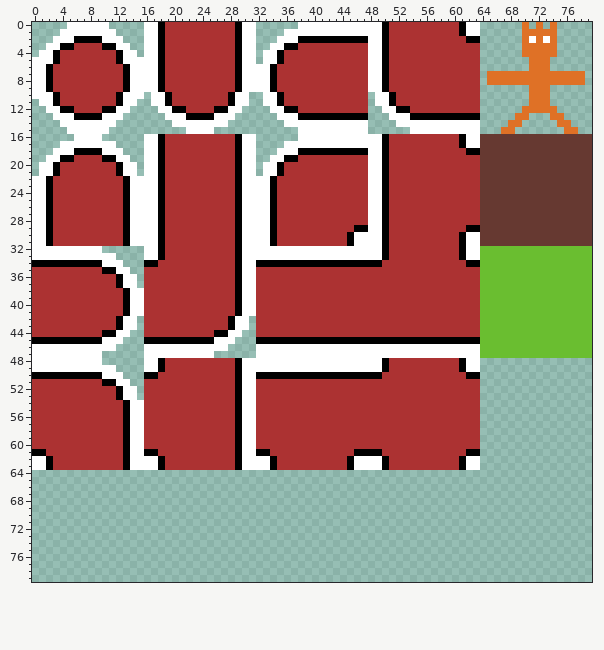
Two states of a sprite sheet, tiles.png. That is the earlier state.
The file is 80x80 pixels.
The same view after the edit:
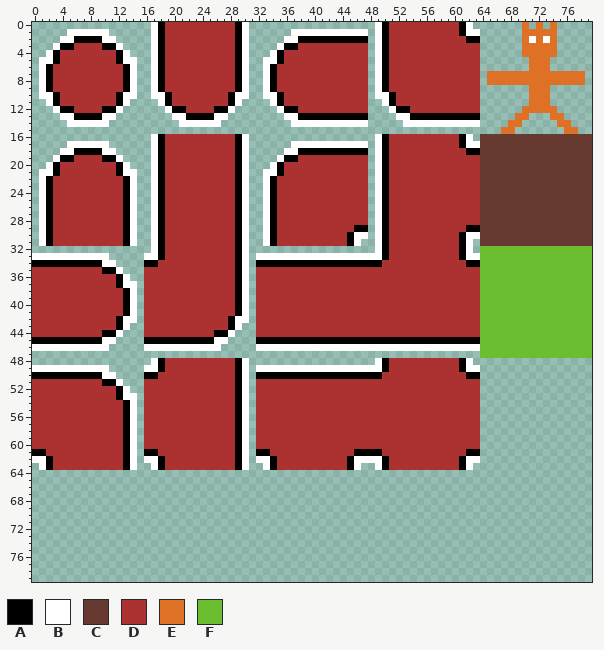
Palette (. is transparent): A #000000  B #ffffff  C #663931  D #ac3232  E #df7126  F #6abe30
Change:
Colour B is removed in row 0 at x 5 to 10, 16, 31, 38 to 48 and 63; in row 1 at x 4, 11, 16, 31, 36 and 48; in row 2 at x 3, 12, 16, 31, 35 and 48; in row 3 at x 2, 13, 16, 31, 34 and 48; in row 4 at x 1, 14, 16, 31, 33 and 48; in row 5 at x 0, 15 to 16, 31 and 48.
Colour B is removed in rows 6 to 9 at x 0, 15 to 16, 31 to 32 and 48; in row 10 at x 0 and 15; in row 11 at x 1, 14, 17, 30, 33 and 49; in row 12 at x 2, 13, 18, 29, 34 and 50; in row 13 at x 3, 12, 19, 28, 35 and 51; in row 14 at x 4, 11, 20, 27, 36 and 52.
Colour B is removed in row 15 at x 5 to 10, 22 to 25, 38 to 47 and 54 to 63; in row 16 at x 6 to 9, 16, 31, 38 to 48 and 63; in row 17 at x 4, 11, 16, 31, 36 and 48; in row 18 at x 3, 12, 16, 31, 35 and 48; in row 19 at x 2, 13, 16, 31, 34 and 48; in row 20 at x 1, 14, 16, 31, 33 and 48.
Colour B is removed in row 21 at x 16, 31 and 48; in rows 22 to 30 at x 0, 15 to 16, 31 to 32 and 48; in row 31 at x 0, 15 to 16, 31 to 32, 47 to 48 and 63; in row 32 at x 0 to 9, 16, 31 to 48 and 63; in row 33 at x 11 and 31; in row 34 at x 12 and 31.
Colour B is removed in row 35 at x 13 and 31; in row 36 at x 14 and 31; in row 37 at x 31; in rows 38 to 41 at x 15 and 31; in row 43 at x 14 and 30; in row 44 at x 13 and 29.
Colour B is removed in row 45 at x 12 and 28; in row 46 at x 11 and 27; in row 47 at x 0 to 9, 16 to 25 and 32 to 63; in row 48 at x 0 to 9, 16, 31 to 48 and 63; in row 49 at x 11 and 31; in row 50 at x 12 and 31.
Colour B is removed in row 51 at x 13 and 31; in row 52 at x 14 and 31; in row 53 at x 31; in rows 54 to 62 at x 15 and 31; in row 63 at x 0, 15 to 16, 31 to 32, 47 to 48 and 63.
